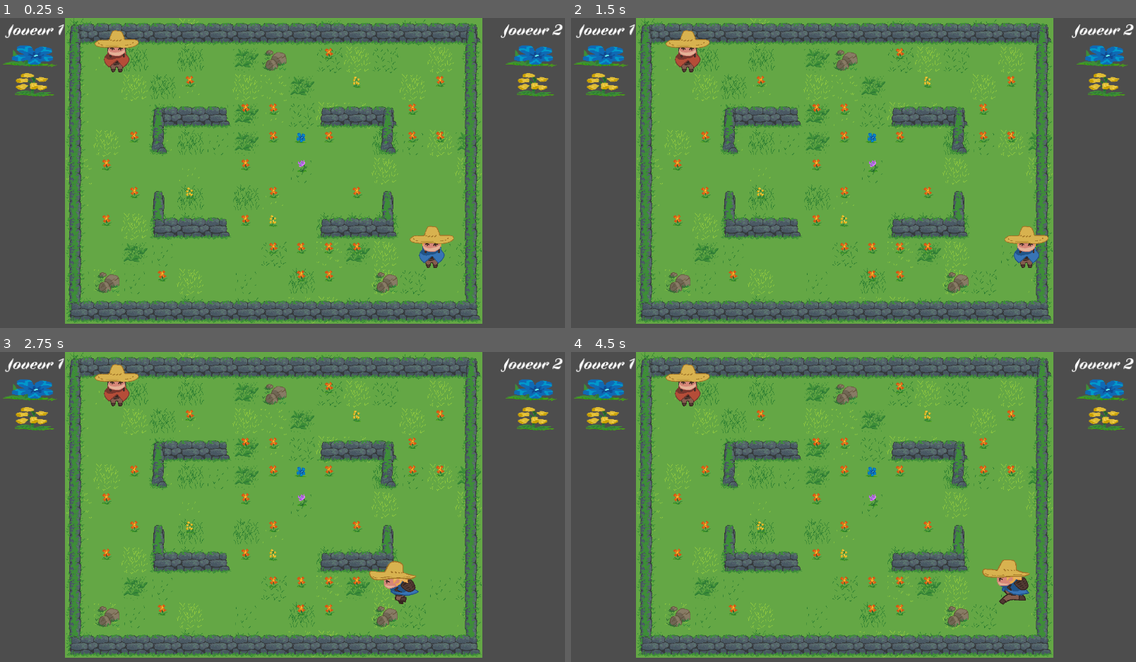
Above: before the commit, frames 1-4 (two rows, left to right).
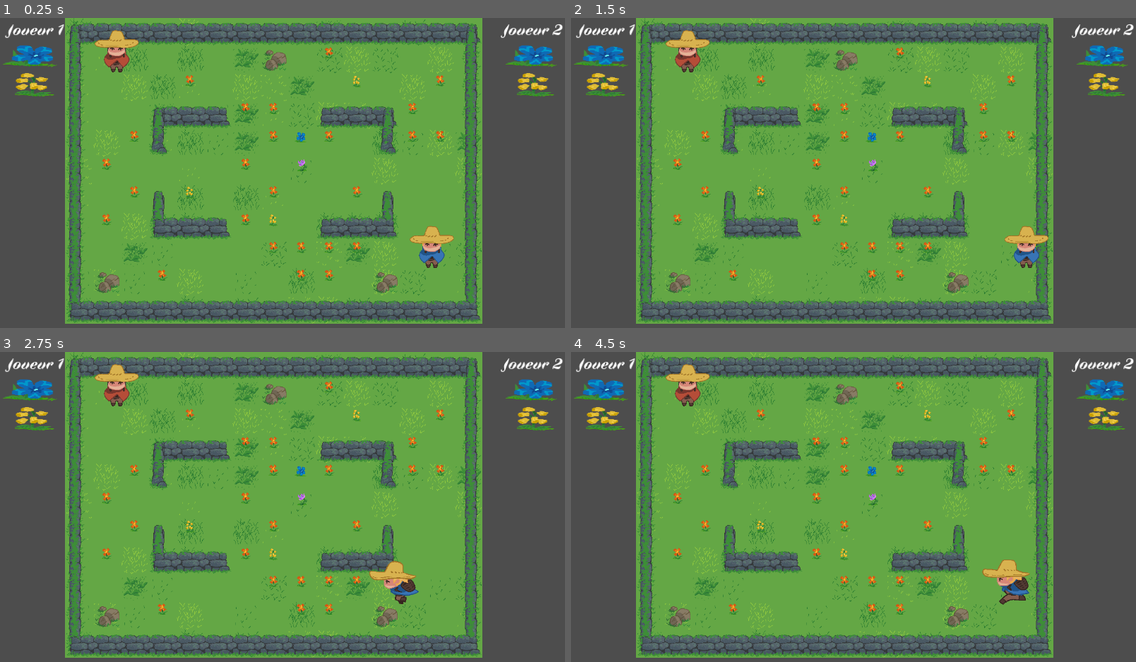
Above: after the commit, the same moments.

Repository: FablabMurat/2025GameJamCantal-1
Game: Godot game, scene res://root.tscn
Same seed, same stepped clock (60 frames per second), same inputs: the game is played once before the commit and once after it.
Inputs:
- Up to frame 1 (0.25 s): no input
- Up to frame 2 (1.5 s): tap Enter (ui_accept) at 0.5, 0.77, 1.25 s; hold Right (ui_right) from 0.53 s (still down)
- Up to frame 3 (2.75 s): tap Enter (ui_accept) at 1.52, 2 s; release Right (ui_right) at 2.03 s; hold Left (ui_left) from 2.03 s (still down)
- Up to frame 4 (4.5 s): release Left (ui_left) at 2.78 s; hold Right (ui_right) 2.78-4.28 s; tap Enter (ui_accept) at 3.02, 3.77, 4.25 s; hold Left (ui_left) from 4.28 s (still down)

The runs differ from the first frame. In frame 1, 0.8% of the frame differs, in the area x 18-79%, y 9-85%; in frame 2, 0.8%; in frame 3, 0.8%; in frame 4, 0.8%.

Commit message:
fixed Ysort

Diff:
--- a/niveau.gd
+++ b/niveau.gd
@@ -51,7 +51,8 @@
 
 
 func addplant(idxplant, newplant, nb):
-	var fleurs_tilemap = $ZoneJeu/MarkerLevel.get_child(0).get_node("Fleurs")
+	var niveau = $ZoneJeu/MarkerLevel.get_child(0)
+	var fleurs_tilemap = niveau.get_node("Fleurs")
 	var all_cells = fleurs_tilemap.get_used_cells()
 	var available_cells = all_cells.filter(func(cell): return not used_cells.has(cell))
 	fleurs_tilemap.visible = false
@@ -62,9 +63,7 @@
 	var random_cell = available_cells[randi() % available_cells.size()]
 	used_cells[random_cell] = true
 
-	newplant.global_position = fleurs_tilemap.to_global(
-		fleurs_tilemap.map_to_local(random_cell)
-	)
+	newplant.position = fleurs_tilemap.map_to_local(random_cell);
 
 	#newplant.y_sort_enabled = true
 	#newplant.z_index = 1
@@ -91,7 +90,7 @@
 			newplant.canSwapPosition = true
 		_:
 			newplant.nocontact()
-	add_child(newplant)
+	$ZoneJeu/MarkerLevel.get_child(0).add_child(newplant)
 
 func setmission(listflowers : Array):
 	mission = listflowers
@@ -126,14 +125,14 @@
 	perso1.updatepanier.connect(removeflower.bind())
 	perso1.missionfinie.connect(endoflevel.bind())
 
-	$ZoneJeu.add_child(perso1)
+	$ZoneJeu/MarkerLevel.get_child(0).add_child(perso1)
 	posj = %MarkerLevel.get_child(0).get_node("Pos_J2")
 	perso2 = persotscn.instantiate()
 	perso2.position = posj.position
 	perso2.start(2,mission)
 	perso2.updatepanier.connect(removeflower.bind())
 	perso2.missionfinie.connect(endoflevel.bind())
-	$ZoneJeu.add_child(perso2)
+	$ZoneJeu/MarkerLevel.get_child(0).add_child(perso2)
 
 func fleurattrapee(perso, fleur):
 	print ("Fleur ",fleur.flowertype," attrapé par ",perso.nperso)
--- a/niveau_1.tscn
+++ b/niveau_1.tscn
@@ -14,6 +14,9 @@
 tile_set = ExtResource("1_l6w68")
 
 [node name="Obstacles" type="TileMapLayer" parent="."]
+z_index = 1
+z_as_relative = false
+y_sort_enabled = true
 tile_map_data = PackedByteArray("AAADAAMAAAABAAUAAAADAAQAAAAEAAcAAAAEAAMAAAACAAQAAAAFAAMAAAADAAQAAAAKAAMAAAACAAQAAAALAA …(224 unchanged characters)…
 tile_set = ExtResource("1_l6w68")
 
--- a/perso.tscn
+++ b/perso.tscn
@@ -75,9 +75,9 @@
 script = ExtResource("1_bcq8j")
 
 [node name="AnimatedSprite2D" type="AnimatedSprite2D" parent="."]
-position = Vector2(0, -50)
 sprite_frames = ExtResource("2_ubsce")
 animation = &"pickup_face"
+offset = Vector2(0, -50)
 
 [node name="CollisionShape2D" type="CollisionShape2D" parent="."]
 position = Vector2(0, -7)
--- a/plante.tscn
+++ b/plante.tscn
@@ -15,8 +15,8 @@
 script = ExtResource("1_dxlyv")
 
 [node name="Sprite2D" type="Sprite2D" parent="."]
-position = Vector2(-4, -24)
 texture = ExtResource("2_oprft")
+offset = Vector2(-4, -27.14)
 
 [node name="CollisionShape2D" type="CollisionShape2D" parent="."]
 position = Vector2(0, -24)
Not shown: 1 places in perso.tscn that only renumber resources
